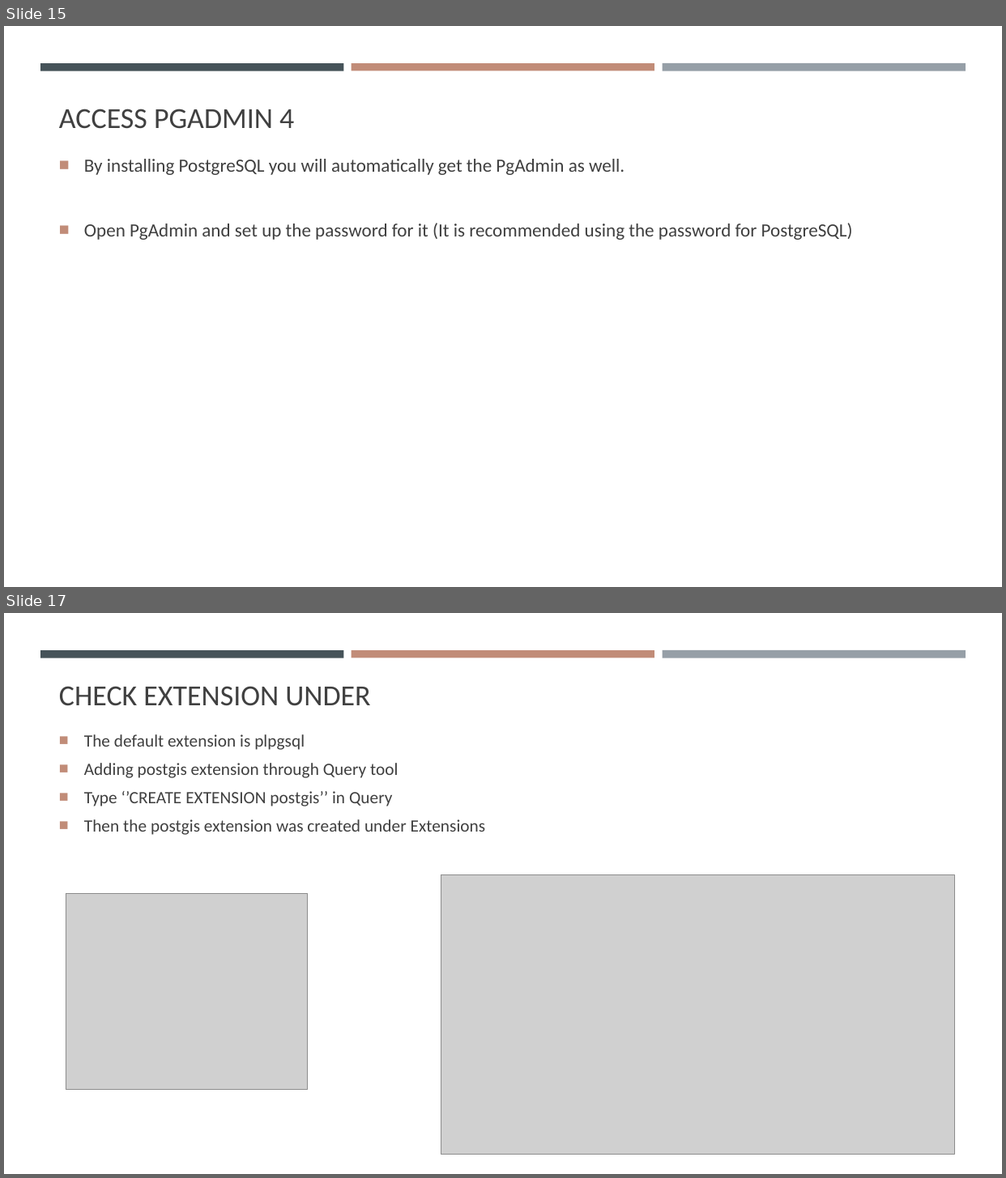
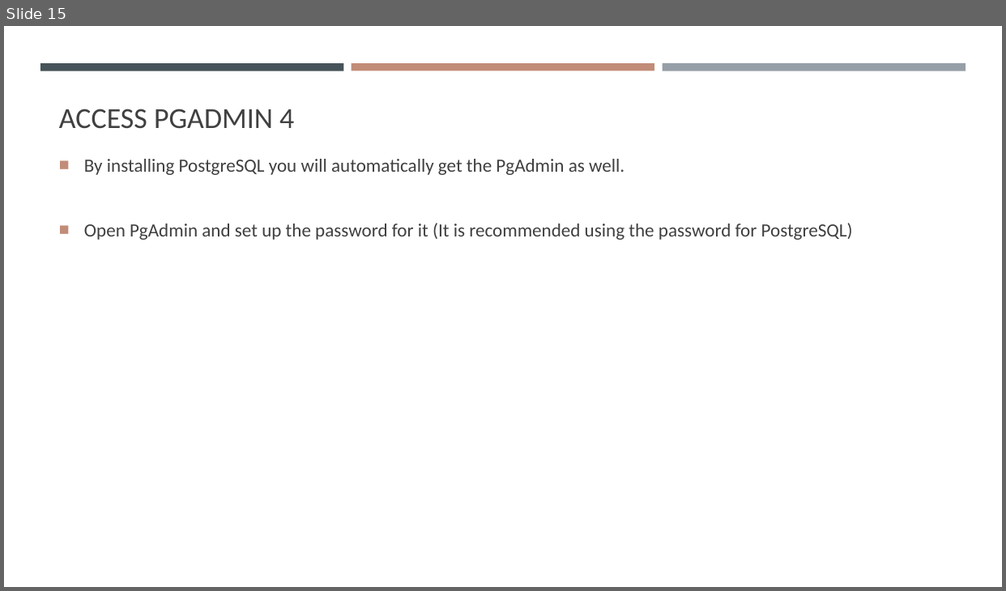
Before and after one commit to gisynw/ssj-376, a slide deck: docs/Lectures/Week01/Week01_SoftwareInstallation.pptx. Shown one above the other, each under a label of ours: slides 15 and 17 before the commit, slide 15 after it; the slides between them are not shown. The pictures are 1006x1178 and 1006x591 pixels, drawn with LibreOffice and Linux fonts; fonts in the diff are those of the drawing; grey boxes stand for pictures. Boxes give left, top, right and bottom in pixels: in the first picture for what was removed or moved away, otherwise in the second. Text is boxed around its words. In the diff, an @@ line names an element or a change of style, - is before the commit and + after.

```diff
--- a/docs/Lectures/Week01/Week01_SoftwareInstallation.pptx
+++ b/docs/Lectures/Week01/Week01_SoftwareInstallation.pptx
@@ slide 17 removed at <box>4,613,1002,1174</box>, background #FFFFFF; not listed: 3 template elements that a slide beside it also shows @@
@@ title removed at <box>59,686,370,706</box> @@
-CHECK EXTENSION UNDER
@@ text removed at <box>84,735,486,835</box> @@
-■ The default extension is plpgsql
-■ Adding postgis extension through Query tool
-■ Type ‘’CREATE EXTENSION postgis’’ in Query
-■ Then the postgis extension was created under Extensions
@@ picture removed at <box>441,875,955,1155</box> @@
@@ picture removed at <box>66,894,308,1089</box> @@
```
Also in this commit, not shown: 2 slides changed, 1 slide added, 3 other slides removed, 6 other files.
